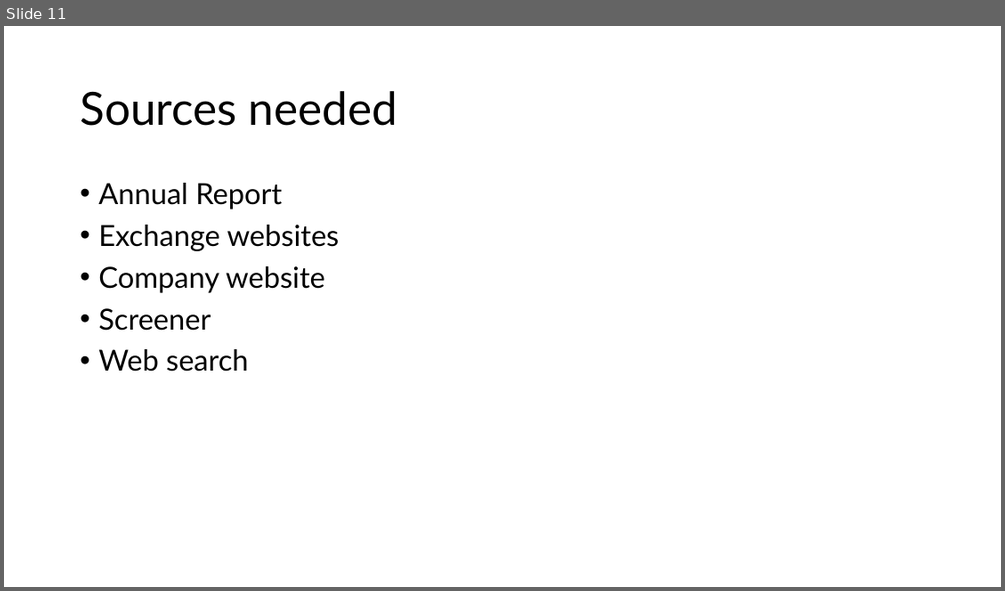
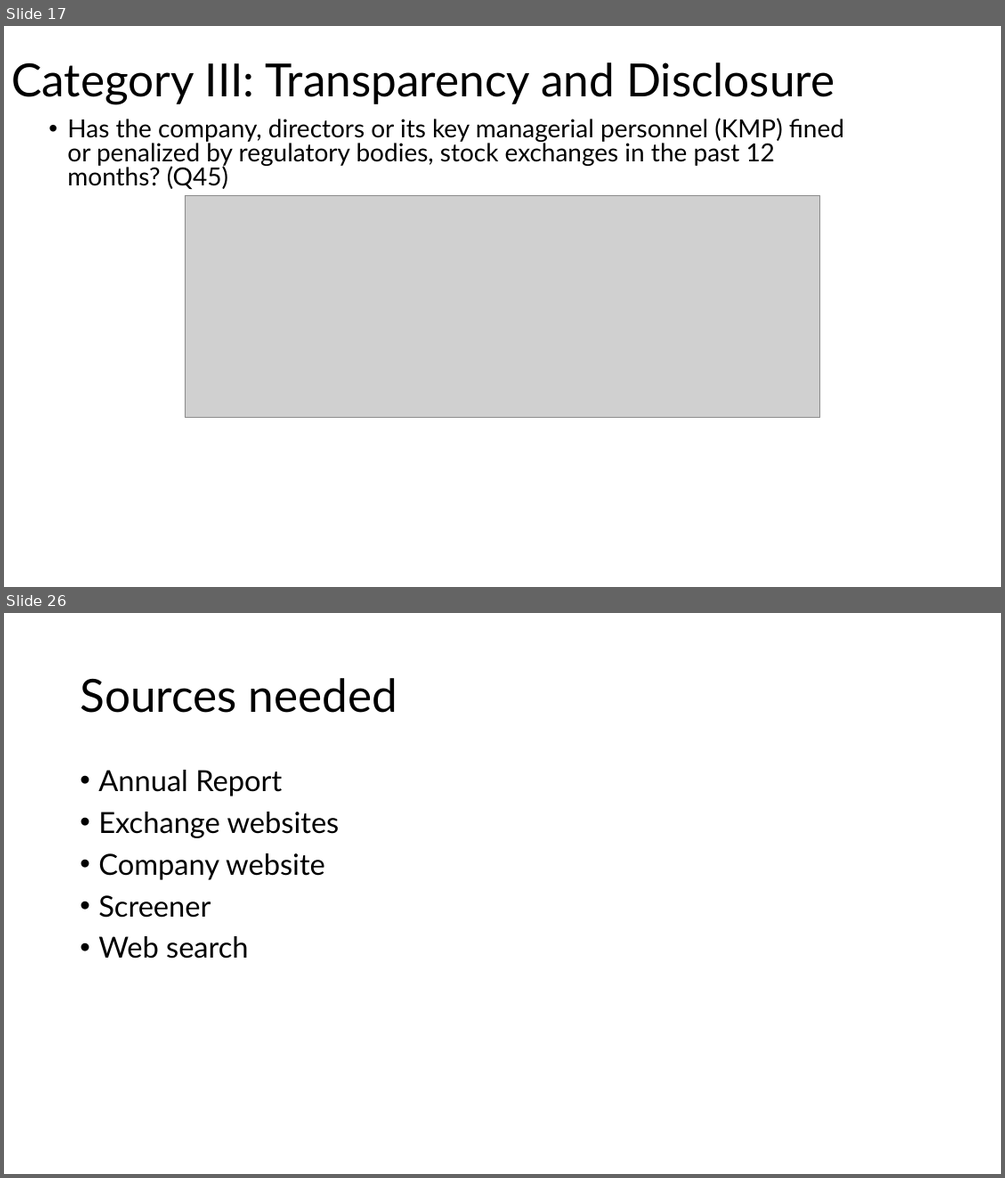
Before and after one commit to Monzero/AgentMADS, a slide deck: Governance risk framework.pptx. Shown one above the other, each under a label of ours: slide 11 before the commit, slides 17 and 26 after it; the slides between them are not shown. The pictures are 1005x591 and 1005x1178 pixels, drawn with LibreOffice and Linux fonts; fonts in the diff are those of the drawing; grey boxes stand for pictures. Boxes give left, top, right and bottom in pixels: in the first picture for what was removed or moved away, otherwise in the second. Text is boxed around its words. In the diff, an @@ line names an element or a change of style, - is before the commit and + after.

```diff
--- a/Governance risk framework.pptx
+++ b/Governance risk framework.pptx
@@ slide 17 added at <box>4,26,1001,587</box>, background #FFFFFF @@
@@ title added at <box>11,62,834,105</box>, 44 pt, text #000000 @@
+Category III: Transparency and Disclosure
@@ text added at <box>67,118,844,189</box>, 24 pt, text #000000 @@
+  • Has the company, directors or its key managerial personnel (KMP) fined or penalized by regulatory bodies, stock exchanges in the past 12 months? (Q45)
@@ picture added at <box>185,195,821,417</box> @@
@@ what was slide 11 is now slide 26 @@
```
Also in this commit, not shown: 9 slides changed, 14 other slides added.
